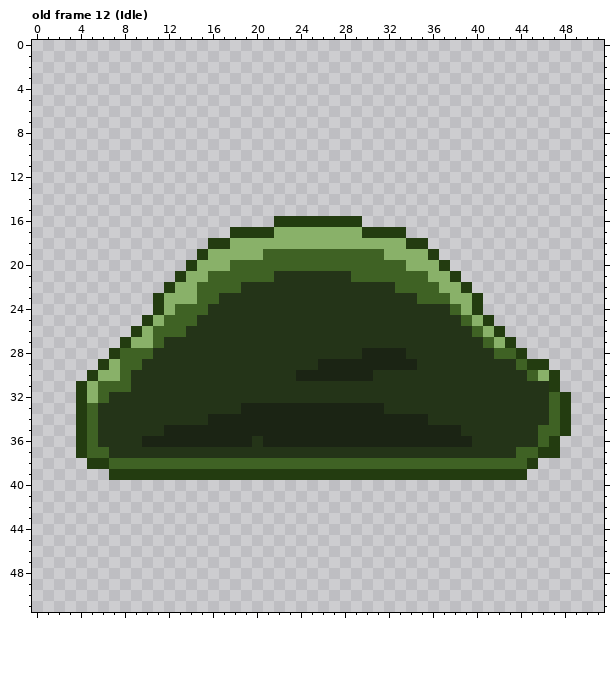
Pixel-art file, stored at Assets/Sprites/Slime.ase. The picture above is the old version.
52x52 pixels, 22 frames. Shown: old frame 12 (Idle). The commit also changed other frames, which this record leaves out.
After the commit:
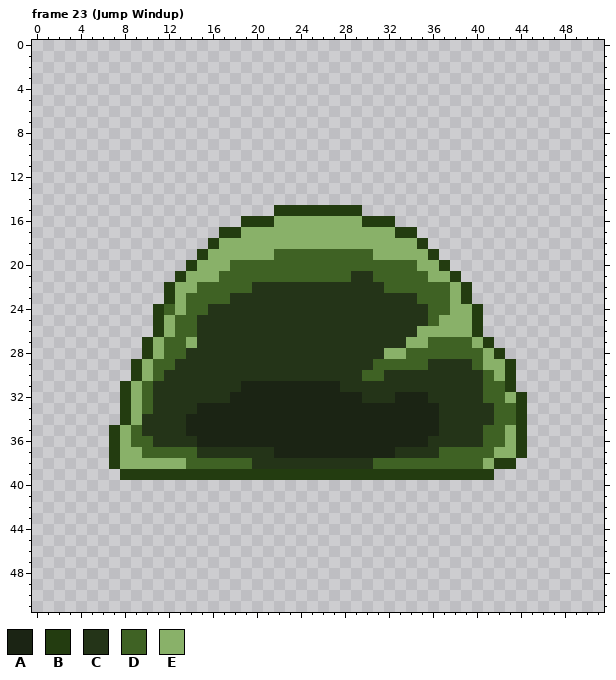
Palette (. is transparent): A #1b2414  B #233c10  C #243418  D #3f6224  E #89b169
A new or re-ordered frame is compared with the old frame closest to it.
What changed:
frames 22 -> 31
Changed rows in their new state; - is an unchanged pixel.
Frame 23 (Jump Windup) is new; against old frame 12 (Idle), layers "Layer 2", "Layer 1":
first column x 4:
15 ------------------BBBBBBBB-------------------
16 ---------------BBBEEEEEEEEBBB----------------
17 -------------B-EEE--------EEE-B--------------
18 -------------E----------------E--------------
19 -----------------E---------E-----------------
20 ------------------------------D--------------
21 ------------E-----DDDDDDDCC------------------
22 ---------------D------------D----D-----------
23 -------.B-D--D---------------------B.--------
24 --------DE----------------------DDE----------
25 ------.BE-----------------------DEEEB.-------
26 -----..BE-D--------------------EEEEEB..------
27 ----..BEDDE-------------------EEDDDDEB..-----
28 ---...BEDD----------------CCEEDDDDDDDEB..----
29 --...BEDD-------------CCCCCDDDDD----DEEB...--
30 -....BED------------CCCCCCDD---------DEB....-
31 ....BED--------AAAAAAAAA-------------DDB....-
32 ....BED-------AAAAAAAAAAAA---AAA-----DDEB....
33 ....BED----AAAA-------------AAAAA-----DDB....
34 ....BE----AA--------------------A-----DDB....
35 ...BED--CC-----------------------CC--DDEB....
36 ...BEDDCCCC-----A---------------CCCC-DDEB...-
37 ...BEEDDDDD-------AAAAAAAAAAA----DDDDDEEB...-
38 -..BEEEEEE------CCCCCCCCCCC----------EBB..---
39 ---.----------------------------------...----
Changed places in both pictures, as pixel boxes (x1, y1, x2, y2):
changed: (76, 205, 571, 480)
